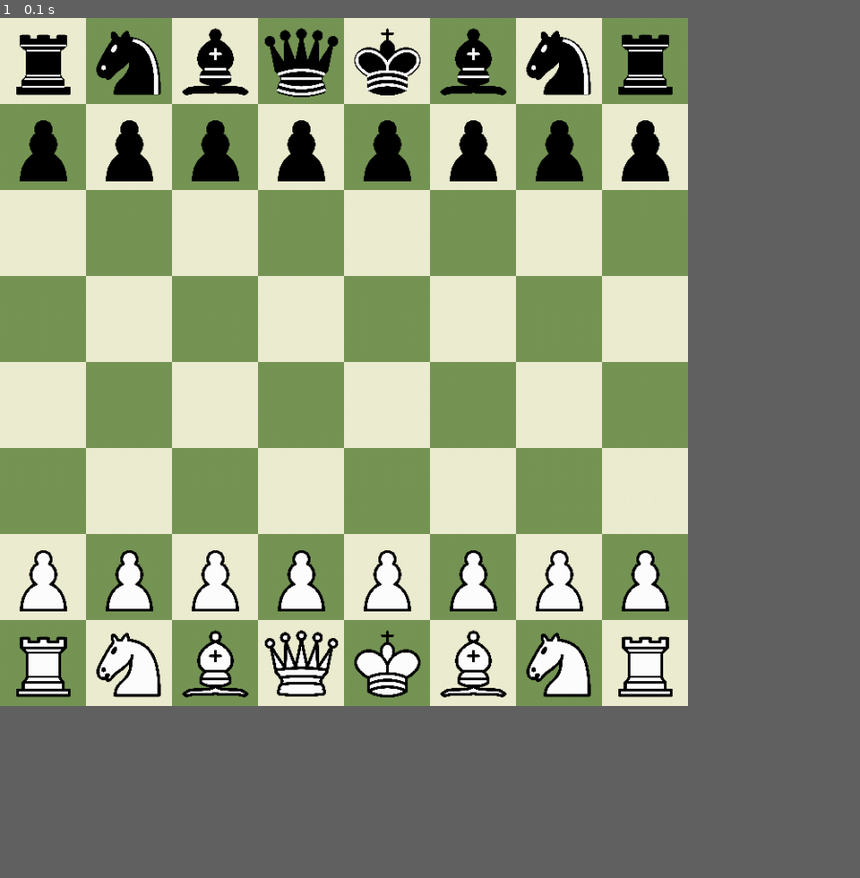
Above: before the commit, frame 1.
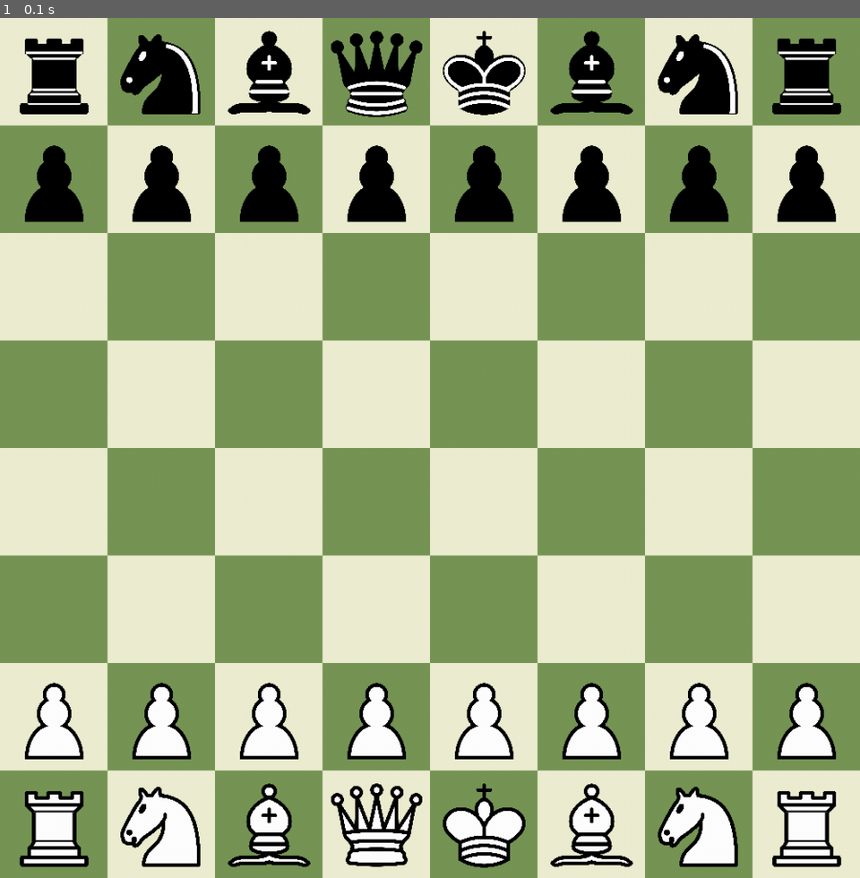
Above: after the commit, the same moment.

Repository: Eugen-str/sah-pygame
Game: pygame game, started from src/Main.py
The game is run twice, just before and just after one commit, with the same random seed, the same clock (stepped at 60 frames per second) and the same inputs.
Inputs:
- Up to frame 1 (0.1 s): no input
In our replay, the window is 720x720 before the commit and 900x900 after it. These sizes can differ from the game's own. Grey fills any space a smaller window leaves; there, only what the larger window draws over its background counts as a difference.

The runs differ from the first frame. In frame 1, 59% of the frame differs, in the area x 0-100%, y 0-100%.

Commit message:
Promjenjena struktura koda. Dodane osnovne kontrole.

Diff:
--- a/Main.py
+++ b/src/Main.py
@@ -1,13 +1,14 @@
 import pygame
 from Logika import *
 
-KVADRAT = 100
+DIMENZIJA = 1000
+KVADRAT = DIMENZIJA/8
 SLIKE = {}
 
 def ucitajSlike():
     figure = ["bp", "bt", "bs", "bl", "bk", "bq", "cp", "ct", "cs", "cl", "cq", "ck"]
     for figura in figure:
-        SLIKE[figura] = pygame.transform.scale(pygame.image.load("./slike/" + figura + ".png"), (KVADRAT, KVADRAT))
+        SLIKE[figura] = pygame.transform.scale(pygame.image.load("./src/slike/" + figura + ".png"), (KVADRAT, KVADRAT))
 
 def nacrtajFigure(screen, ploca):
     for i in range(8):
@@ -27,13 +28,33 @@
                     kvadrat.fill((118,150,86))
                     screen.blit(kvadrat, (i*KVADRAT, j*KVADRAT))
 
+def odaberiFiguru(poz):
+    xPoz, yPoz = poz
+    xPoz = xPoz / KVADRAT
+    yPoz = yPoz / KVADRAT
+
+    return xPoz, yPoz
+
+
+def staviFiguru(poz, figura, ploca):
+    nxPoz, nyPoz = poz
+    nxPoz = nxPoz / KVADRAT
+    nyPoz = nyPoz / KVADRAT
+
+    sxPoz, syPoz = figura
+
+    ploca[int(nyPoz)][int(nxPoz)] = ploca[int(syPoz)][int(sxPoz)]
+    ploca[int(syPoz)][int(sxPoz)] = "--"
+
 def main():
     pygame.init()
 
-    screen = pygame.display.set_mode((800, 800))
+    screen = pygame.display.set_mode((DIMENZIJA, DIMENZIJA))
     pygame.display.set_caption('Šah')
     clock = pygame.time.Clock()
     quit = False
+
+    odabrano = False
 
     ucitajSlike()
 
@@ -43,6 +64,13 @@
         for event in pygame.event.get():
             if event.type == pygame.QUIT:
                 quit = True
+            if event.type == pygame.MOUSEBUTTONDOWN:
+                if not odabrano:
+                    figura = odaberiFiguru(pygame.mouse.get_pos())
+                    odabrano = True
+                else:
+                    staviFiguru(pygame.mouse.get_pos(), figura, ploca.ploca)
+                    odabrano = False
 
         nacrtajPlocu(screen)
         nacrtajFigure(screen, ploca.ploca)
Not shown, changed: README.md
Renamed: Logika.py -> src/Logika.py
Renamed: slike/bk.png -> src/slike/bk.png
Renamed: slike/bl.png -> src/slike/bl.png
Renamed: slike/bp.png -> src/slike/bp.png
Renamed: slike/bq.png -> src/slike/bq.png
Renamed: slike/bs.png -> src/slike/bs.png
Renamed: slike/bt.png -> src/slike/bt.png
Renamed: slike/ck.png -> src/slike/ck.png
Renamed: slike/cl.png -> src/slike/cl.png
Renamed: slike/cp.png -> src/slike/cp.png
Renamed: slike/cq.png -> src/slike/cq.png
(and 2 more such lines)
